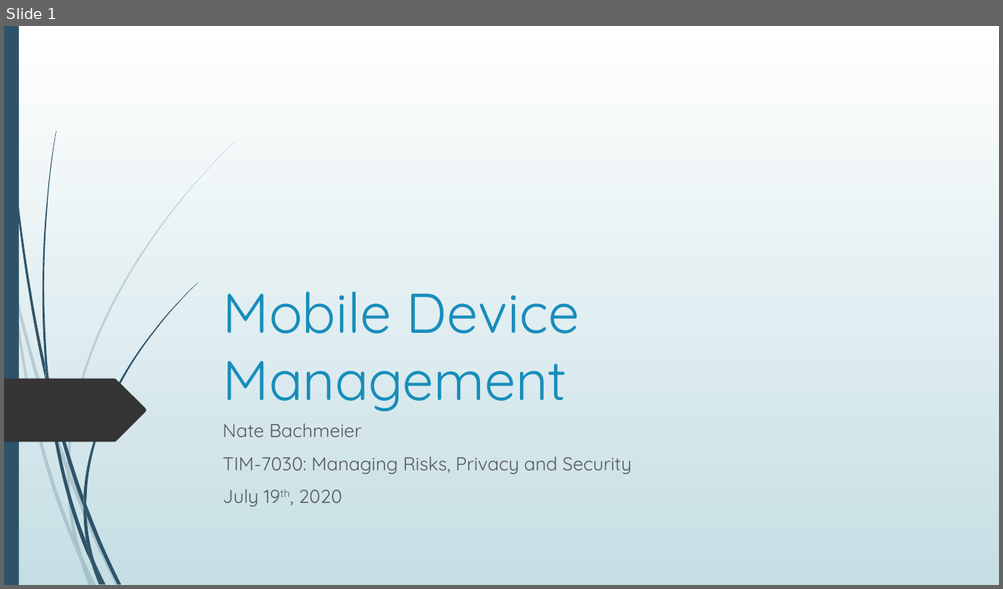
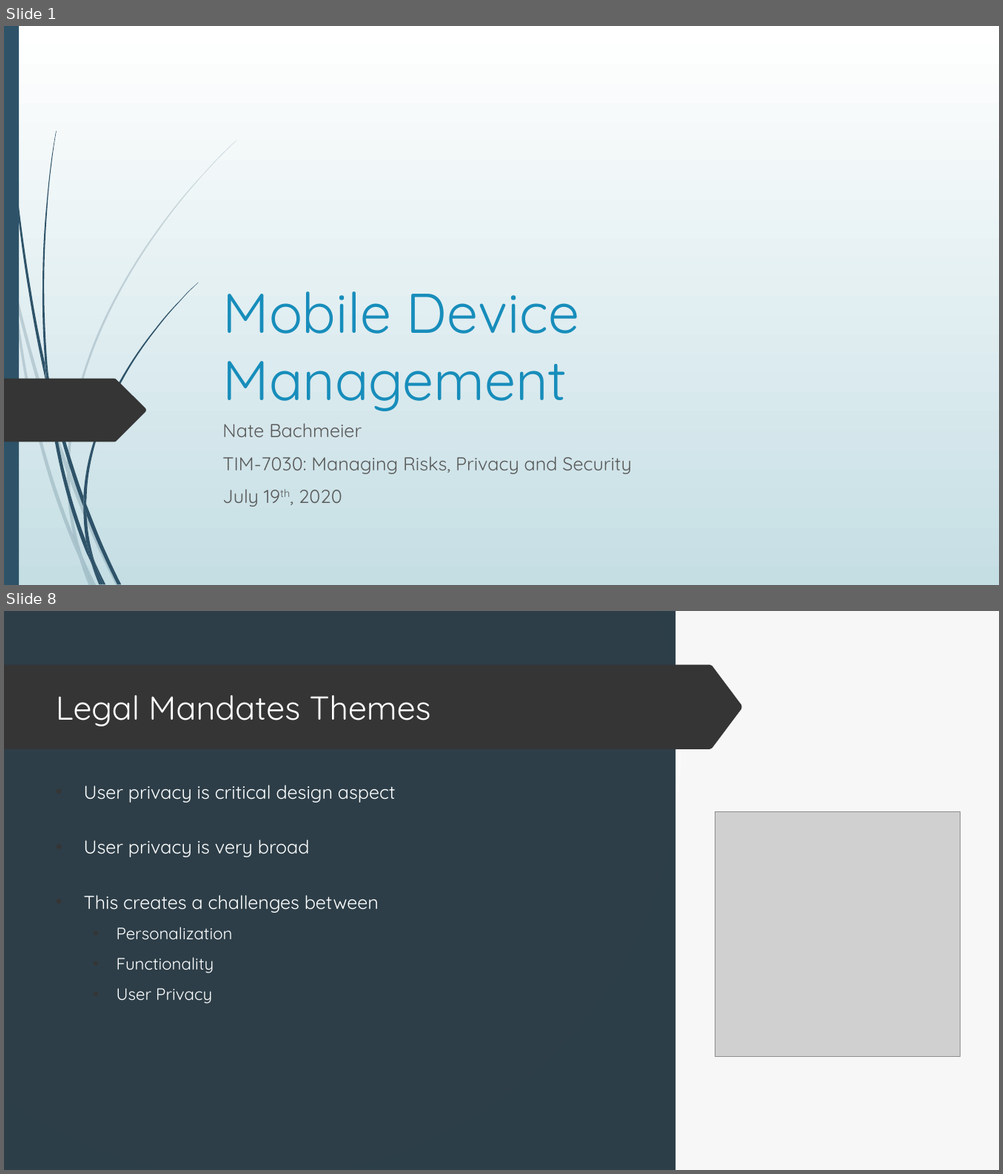
Before and after one commit to dr-natetorious/TIM-7030-Managing_Risks_and_Privacy, a slide deck: Week7_MasterDataMgmt/BachmeierNTIM7030-7.pptx. Shown one above the other, each under a label of ours: slide 1 before the commit, slides 1 and 8 after it; the slides between them are not shown. The pictures are 1003x589 and 1003x1174 pixels, drawn with LibreOffice and Linux fonts; fonts in the diff are those of the drawing; grey boxes stand for pictures. Boxes give left, top, right and bottom in pixels: in the first picture for what was removed or moved away, otherwise in the second. Text is boxed around its words. In the diff, an @@ line names an element or a change of style, - is before the commit and + after.

Commit message:
that covers the broad strokes

```diff
--- a/Week7_MasterDataMgmt/BachmeierNTIM7030-7.pptx
+++ b/Week7_MasterDataMgmt/BachmeierNTIM7030-7.pptx
@@ slide 8 added at box(4, 611, 999, 1170), background gradient #FFFFFF to #F8F8F8; not listed: 23 template elements that a slide beside it also shows @@
@@ rectangle added at box(4, 611, 999, 1170), fill gradient #FFFFFF to #F8F8F8 @@
@@ rectangle added at box(4, 611, 675, 1170), fill #172934 at 90% opacity @@
@@ freeform shape added at box(4, 669, 134, 710), fill #353535 @@
@@ freeform shape added at box(4, 665, 742, 749), fill #353535 @@
@@ title added at box(56, 695, 431, 726), 32 pt, text #FEFFFF @@
+Legal Mandates Themes
@@ text added at box(84, 785, 395, 1004), 18 pt, text #FEFFFF @@
+• User privacy is critical design aspect
+• User privacy is very broad
+• This creates a challenges between
+  • Personalization
+  • Functionality
+  • User Privacy
@@ picture added at box(715, 812, 960, 1056) @@
```
Also in this commit, not shown: 2 slides changed, 11 other slides added.
